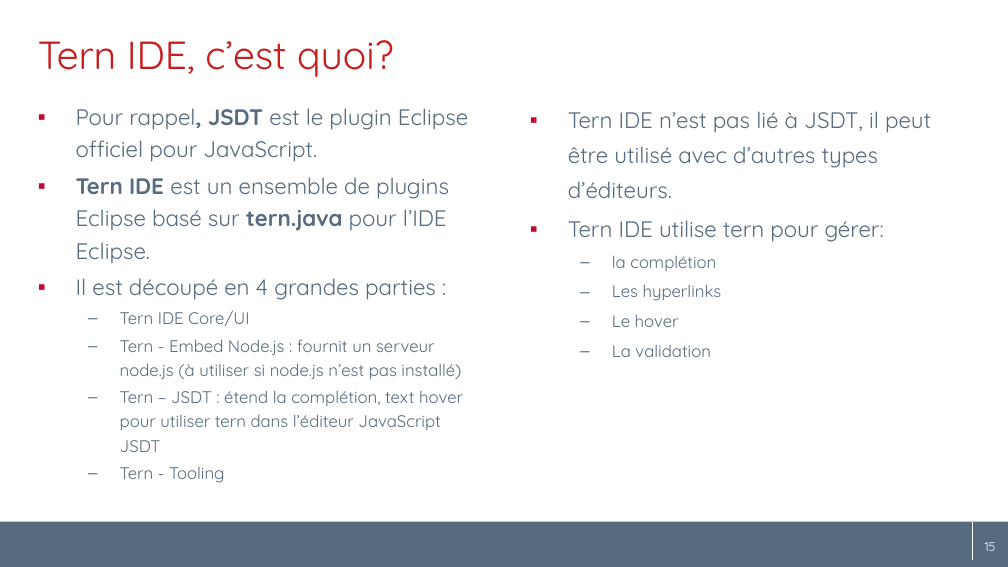
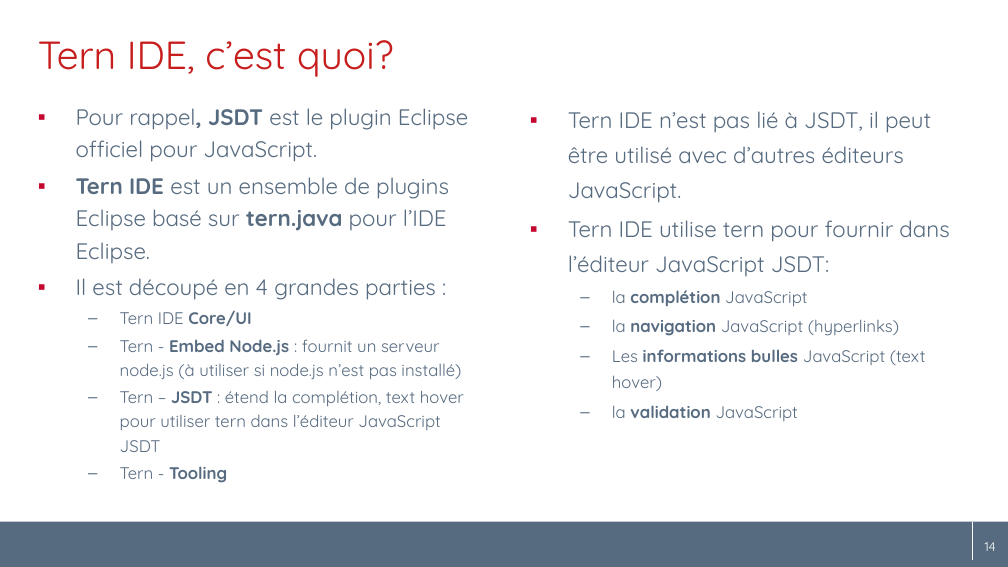
Before and after one commit to angelozerr/tern.java, a slide deck: slide 14 of docs/tern.java_fr.pptx (slide 15 before the commit). Drawn at 1008x567 pixels with LibreOffice and Linux fonts; fonts in the diff are those of the drawing; background and template pictures are left out. Boxes give left, top, right and bottom in pixels: in the first picture for what was removed or moved away, otherwise in the second. Text is boxed around its words. In the diff, an @@ line names an element or a change of style, - is before the commit and + after.

```diff
--- a/docs/tern.java_fr.pptx
+++ b/docs/tern.java_fr.pptx
@@ text at bbox=[568, 111, 949, 421]: text changed @@
-▪ Tern IDE n’est pas lié à JSDT, il peut être utilisé avec d’autres types d’éditeurs.
-▪ Tern IDE utilise tern pour gérer:
-  – la complétion
-  – Les hyperlinks
-  – Le hover
-  – La validation
+▪ Tern IDE n’est pas lié à JSDT, il peut être utilisé avec d’autres éditeurs JavaScript.
+▪ Tern IDE utilise tern pour fournir dans l’éditeur JavaScript JSDT:
+  – la complétion JavaScript
+  – la navigation JavaScript (hyperlinks)
+  – Les informations bulles JavaScript (text hover)
+  – la validation JavaScript
@@ text at bbox=[120, 311, 464, 483]: bold on in "Core/UI", "Embed Node.js", "JSDT", "Tooling" @@
@@ page number at bbox=[978, 542, 989, 551]: text changed @@
-15
+14
@@ page number at bbox=[985, 542, 996, 551]: text changed @@
-15
+14
```
Also in this commit, not shown: 21 other slides changed, 1 slide removed.
